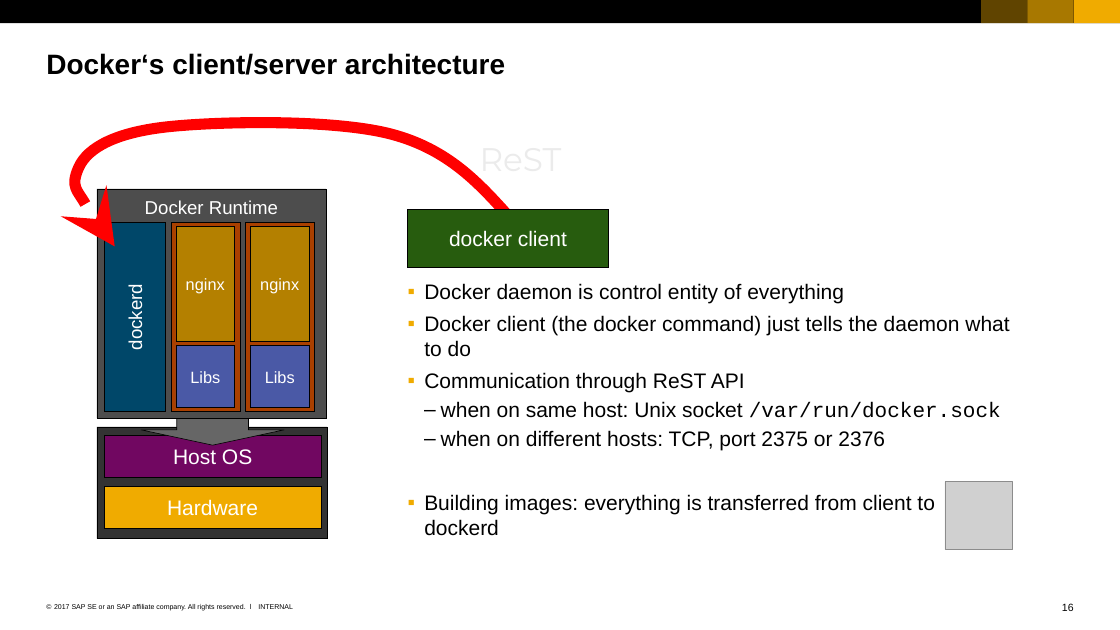
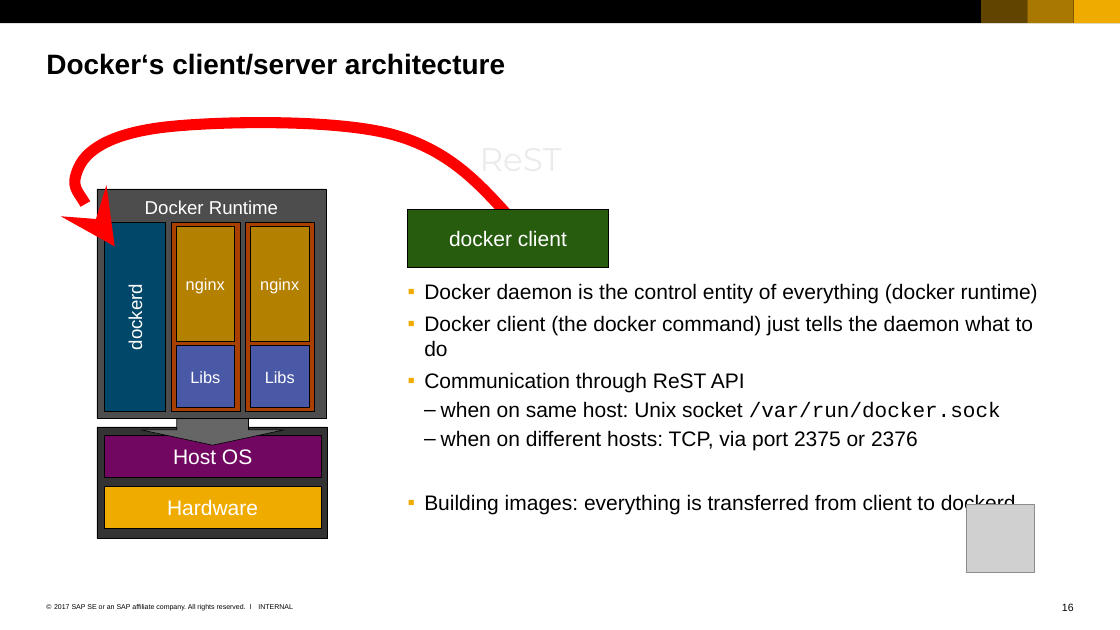
Before and after one commit to cuijiyao01/docker-k8s-training, a slide deck: slide 16 of docker/02_Members_of_docker_universe.pptx. Drawn at 1120x630 pixels with LibreOffice and Linux fonts; fonts in the diff are those of the drawing; grey boxes stand for pictures. Boxes give left, top, right and bottom in pixels: in the first picture for what was removed or moved away, otherwise in the second. Text is boxed around its words. In the diff, an @@ line names an element or a change of style, - is before the commit and + after.

```diff
--- a/docker/02_Members_of_docker_universe.pptx
+++ b/docker/02_Members_of_docker_universe.pptx
@@ text at <box>424,283,1038,303</box>: text changed @@
-  ▪ Docker daemon is control entity of everything
+  ▪ Docker daemon is the control entity of everything (docker runtime)
@@ text at <box>441,430,918,450</box>: text changed @@
-    – when on different hosts: TCP, port 2375 or 2376
+    – when on different hosts: TCP, via port 2375 or 2376
@@ picture: place and size @@
-picture at <box>945,482,1013,550</box>
+picture at <box>966,505,1034,573</box>
```
Also in this commit, not shown: 9 other slides changed, 3 other files.
